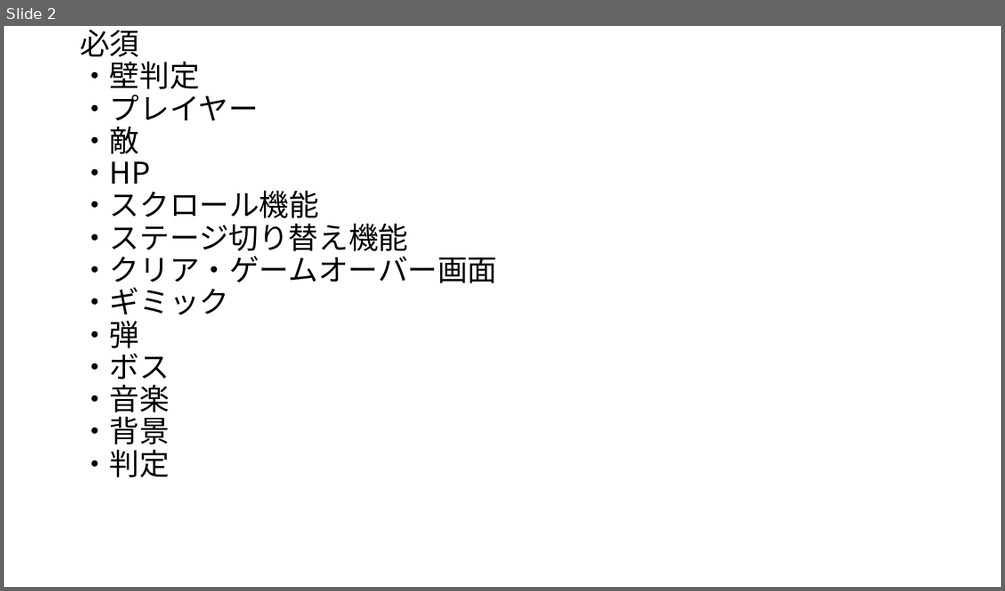
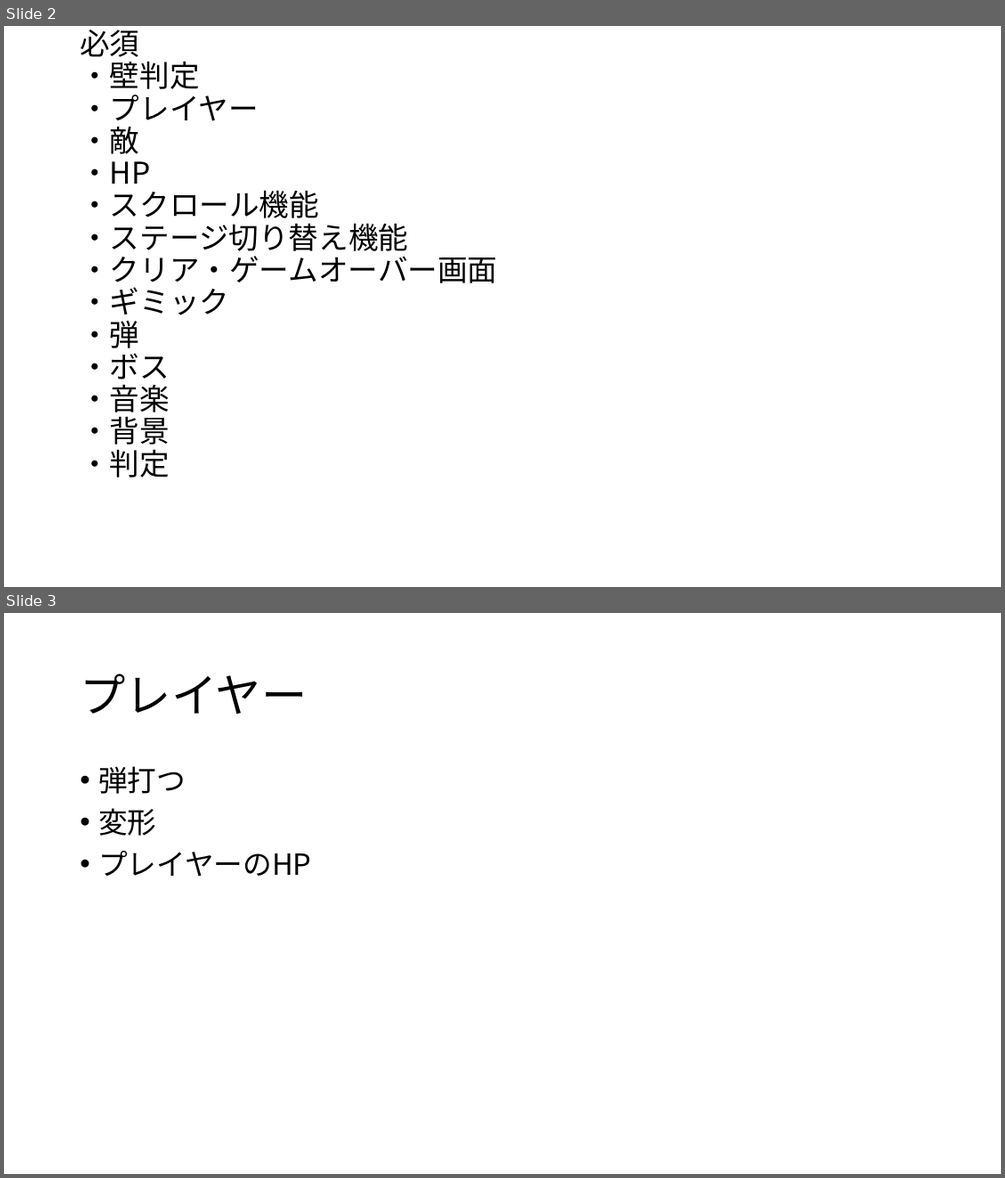
Before and after one commit to yutoge0712/Ripogekunn, a slide deck: シューティング.pptx. Shown one above the other, each under a label of ours: slide 2 before the commit, slides 2 and 3 after it. The pictures are 1005x591 and 1005x1178 pixels, drawn with LibreOffice and Linux fonts; fonts in the diff are those of the drawing. Boxes give left, top, right and bottom in pixels: in the first picture for what was removed or moved away, otherwise in the second. Text is boxed around its words. In the diff, an @@ line names an element or a change of style, - is before the commit and + after.

```diff
--- a/シューティング.pptx
+++ b/シューティング.pptx
@@ slide 3 added at box(4, 613, 1001, 1174), background #FFFFFF @@
@@ title added at box(80, 674, 307, 714), 44 pt, text #000000 @@
+プレイヤー
@@ text added at box(98, 766, 311, 876), 28 pt, text #000000 @@
+• 弾打つ
+• 変形
+• プレイヤーのHP
```
Also in this commit, not shown: 3 other slides added, 1 slide removed.
